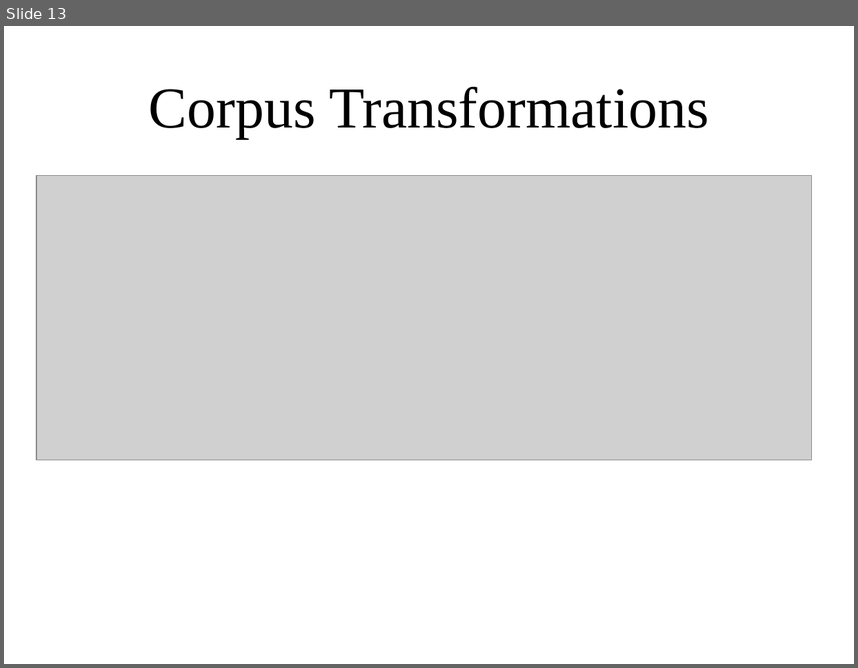
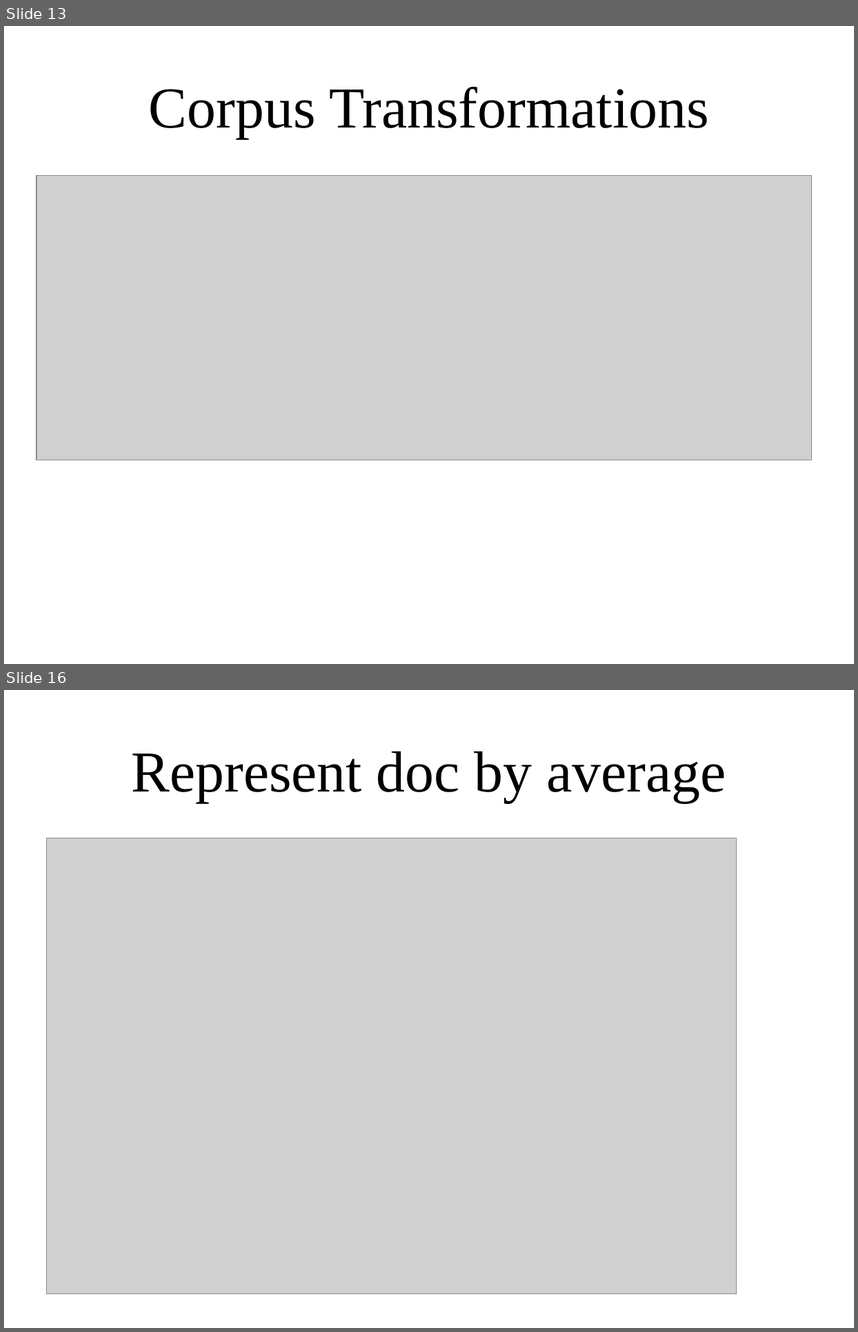
Before and after one commit to amueller/applied_ml_spring_2017, a slide deck: slides/aml-21-041017.odp. Shown one above the other, each under a label of ours: slide 13 before the commit, slides 13 and 16 after it; the slides between them are not shown. The pictures are 858x668 and 858x1332 pixels, drawn with LibreOffice and Linux fonts; fonts in the diff are those of the drawing; grey boxes stand for pictures. Boxes give left, top, right and bottom in pixels: in the first picture for what was removed or moved away, otherwise in the second. Text is boxed around its words. In the diff, an @@ line names an element or a change of style, - is before the commit and + after.

```diff
--- a/slides/aml-21-041017.odp
+++ b/slides/aml-21-041017.odp
@@ slide 16 added at [4, 690, 854, 1328], background #FFFFFF @@
@@ title added at [131, 751, 726, 802], 54 pt, text #000000 @@
+Represent doc by average
@@ picture added at [46, 838, 737, 1294] @@
```
Also in this commit, not shown: 2 slides changed, 4 other slides added, 2 other files.
